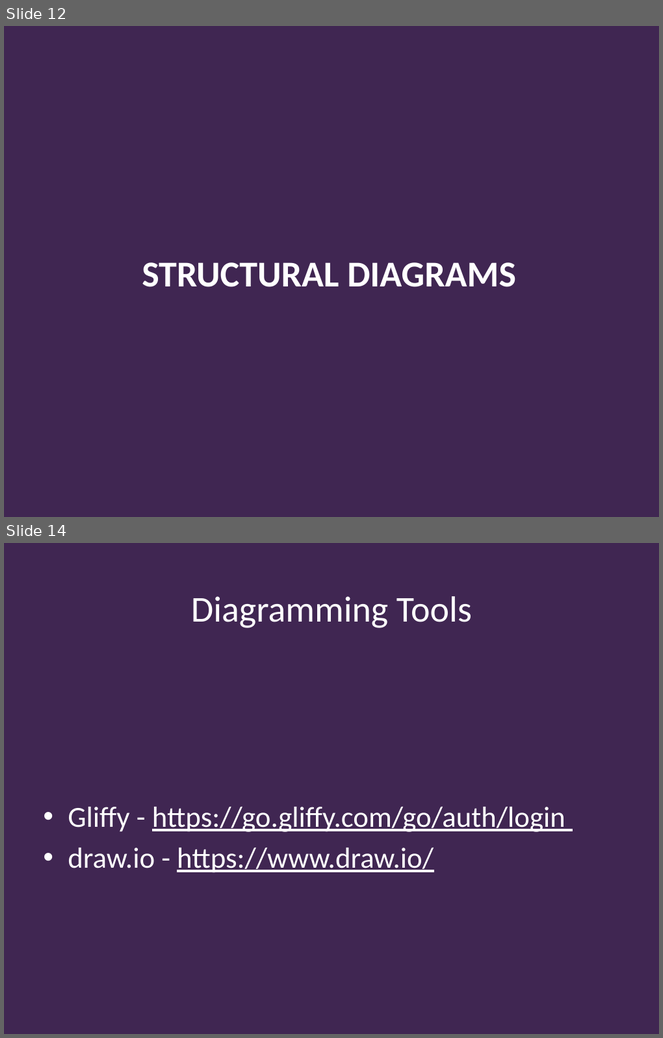
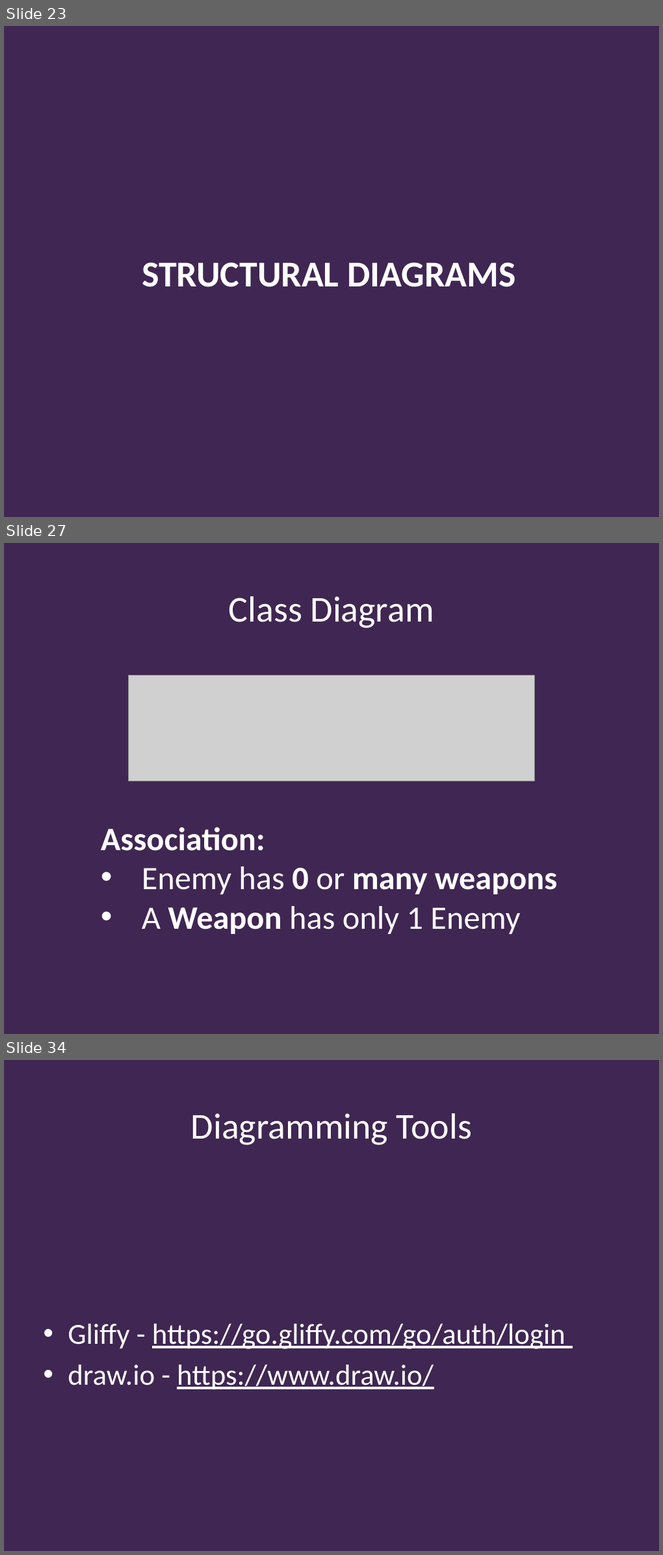
Before and after one commit to Falmouth-Games-Academy/bsc-course-materials, a slide deck: COMP140/04/2019-20-COMP140-04-lecture.pptx. Shown one above the other, each under a label of ours: slides 12 and 14 before the commit, slides 23, 27 and 34 after it; the slides between them are not shown. The pictures are 663x1038 and 663x1555 pixels, drawn with LibreOffice and Linux fonts; fonts in the diff are those of the drawing; grey boxes stand for pictures; background and template pictures are left out. Boxes give left, top, right and bottom in pixels: in the first picture for what was removed or moved away, otherwise in the second. Text is boxed around its words. In the diff, an @@ line names an element or a change of style, - is before the commit and + after.

```diff
--- a/COMP140/04/2019-20-COMP140-04-lecture.pptx
+++ b/COMP140/04/2019-20-COMP140-04-lecture.pptx
@@ slide 27 added at bbox=[4, 543, 659, 1034], background #402652 @@
@@ title added at bbox=[229, 596, 434, 628], 40 pt, text #FFFFFF @@
+Class Diagram
@@ picture added at bbox=[129, 676, 534, 781] @@
@@ text added at bbox=[101, 827, 557, 934], 36 pt, text #FFFFFF, bold @@
+Association:
+• Enemy has 0 or many weapons
+• A Weapon has only 1 Enemy
@@ what was slide 12 is now slide 23 @@
@@ what was slide 14 is now slide 34 @@
```
Also in this commit, not shown: 8 slides changed, 19 other slides added, 14 other files.
